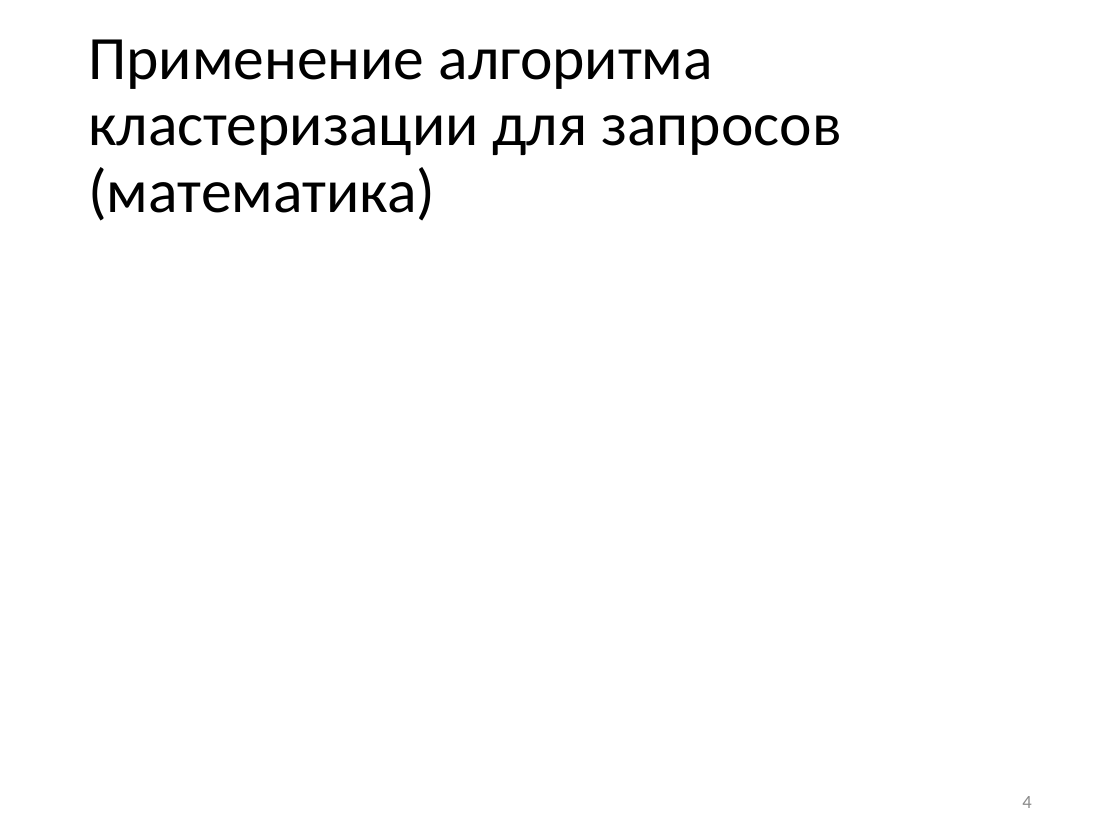
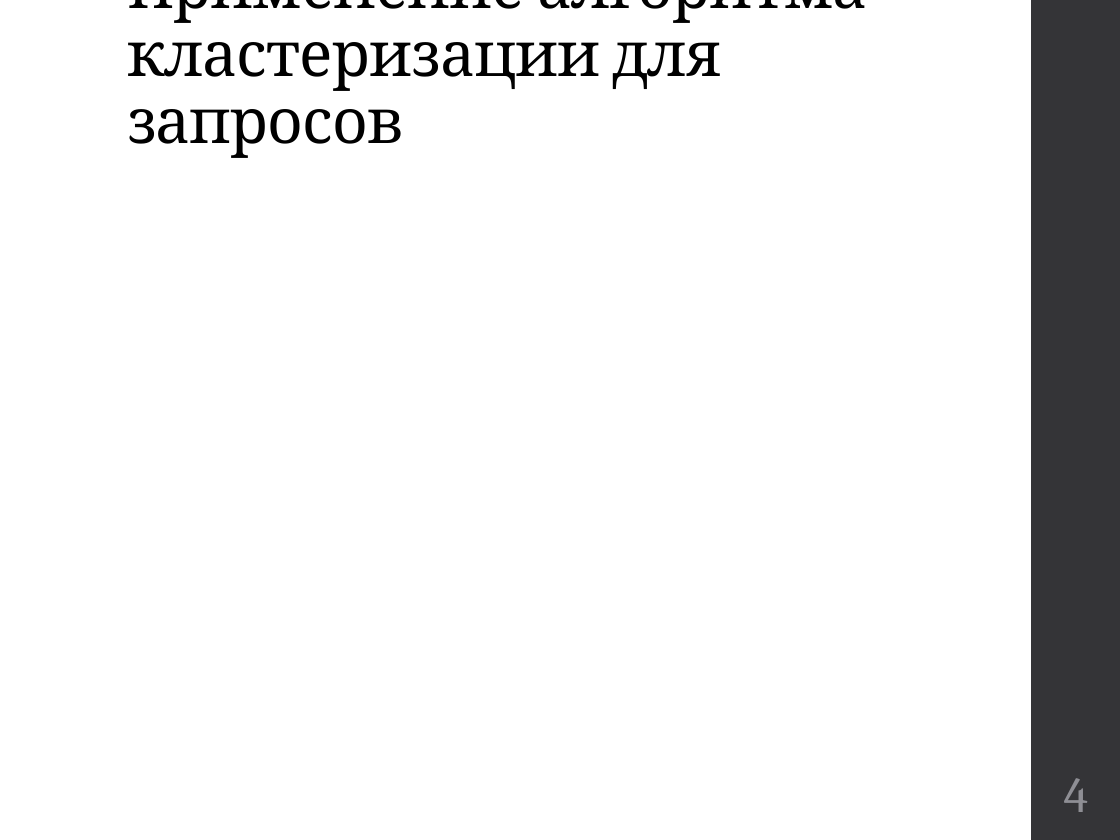
Before and after one commit to kwadraterry/diploma, a slide deck: slide 4 of Отчет/Доклад Неповинных.pptx. Drawn at 1120x840 pixels with LibreOffice and Linux fonts; fonts in the diff are those of the drawing; grey boxes stand for pictures. Boxes give left, top, right and bottom in pixels: in the first picture for what was removed or moved away, otherwise in the second. Text is boxed around its words. In the diff, an @@ line names an element or a change of style, - is before the commit and + after.

Commit message:
Добавлена презентация, обновлен алгоритм

```diff
--- a/Отчет/Доклад Неповинных.pptx
+++ b/Отчет/Доклад Неповинных.pptx
@@ title "Применение алгоритма кластеризации для запросов" at (x1=127, y1=0, x2=868, y2=158): vertical alignment middle to bottom @@
@@ title at (x1=127, y1=0, x2=868, y2=158): text changed; size 39.6 to 40 pt; font Calibri to Cambria @@
-Применение алгоритма кластеризации для запросов (математика)
+Применение алгоритма кластеризации для запросов
@@ rectangle added at (x1=1032, y1=0, x2=1120, y2=840), fill #353537 @@
@@ page number moved from (x1=1022, y1=796, x2=1031, y2=808) to (x1=1064, y1=778, x2=1088, y2=812) @@
@@ page number at (x1=1064, y1=778, x2=1088, y2=812): size 12 to 32 pt, font Calibri to Cambria, text colour #8C8C8C to #8E8E94; alignment right to centre @@
```
Also in this commit, not shown: 10 other slides changed, 4 slides added, 4 slides removed, 1 other file.
